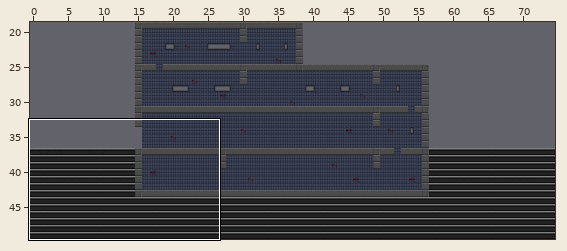
Level history. Tiled map: resources/tilemap/zona_supermarket.tmx. The first picture is a wide view before the edit; the outline marks the close-up.
Close-up. As it was:
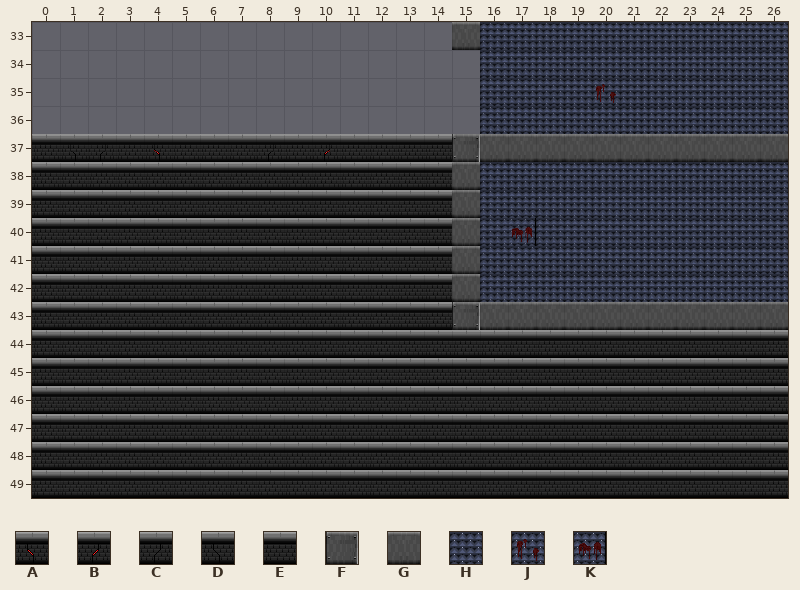
Cells are 32x32 px. Shown: x 0..26, y 33..49. The commit also changed other parts of the map, which this record leaves out. Tiles whose own drawing changed are shown in their newer look in all pictures.
Key: from "template_tileset": A 0, B 1, C 2, D 3, E 4, F 7, G 9, H 14, J 15, K 18.
_ is an empty cell, # one hidden under a higher layer.
Layer "Background" before, first column x 0:
33 ________________HHHHHHHHHHH
34 ________________HHHHHHHHHHH
35 ________________HHHH#HHHHHH
36 ________________HHHHHHHHHHH
37 ________________###########
38 ________________HHHHHHHHHHH
39 ________________HHHHHHHHHHH
40 ________________H#HHHHHHHHH
41 ________________HHHHHHHHHHH
42 ________________HHHHHHHHHHH
43 ___________________________
44 ___________________________
45 ___________________________
46 ___________________________
47 ___________________________
48 ___________________________
49 ___________________________
Layer "Walls" before, first column x 0:
33 _______________G___________
34 ___________________________
35 ____________________J______
36 ___________________________
37 EDCEAEEECEBEEEEFGGGGGGGGGGG
38 EEEEEEEEEEEEEEEG___________
39 EEEEEEEEEEEEEEEG___________
40 EEEEEEEEEEEEEEEG_K_________
41 EEEEEEEEEEEEEEEG___________
42 EEEEEEEEEEEEEEEG___________
43 EEEEEEEEEEEEEEEFGGGGGGGGGGG
44 EEEEEEEEEEEEEEEEEEEEEEEEEEE
45 EEEEEEEEEEEEEEEEEEEEEEEEEEE
46 EEEEEEEEEEEEEEEEEEEEEEEEEEE
47 EEEEEEEEEEEEEEEEEEEEEEEEEEE
48 EEEEEEEEEEEEEEEEEEEEEEEEEEE
49 EEEEEEEEEEEEEEEEEEEEEEEEEEE
After the commit:
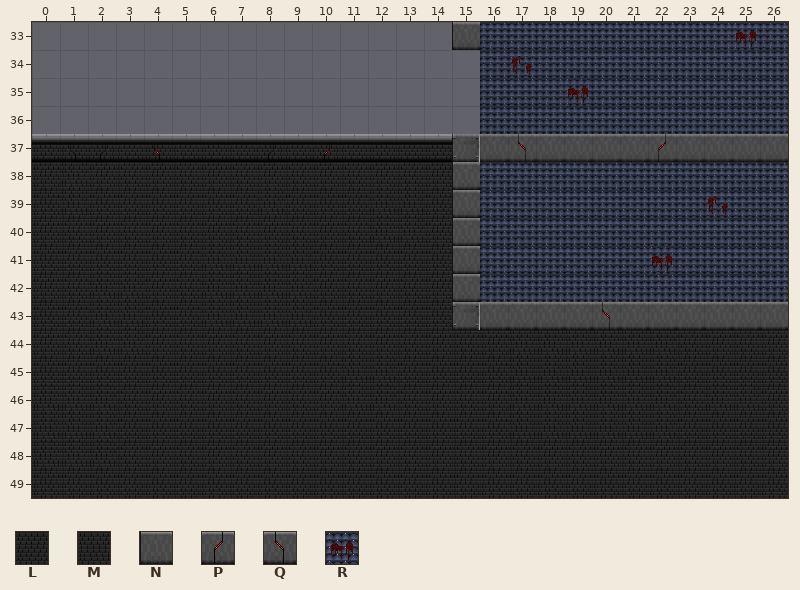
Further tiles: from "template_tileset": L 5, M 6, N 8, P 21, Q 22, R 29.
Difference:
Layer "Background":
y 33: x 25 H -> R
y 34: x 17 H -> J
y 35: x 19 H -> R
y 39: x 24 H -> J
y 41: x 22 H -> R
Layer "Walls":
y 33: x 15 G -> N
y 35: x 20 J -> _
y 37: x 17 G -> Q; x 22 G -> P
y 38: x 0..15 EEEEEEEEEEEEEEEG -> LMLLLLLLLLLLLLLN
y 39: x 0..15 EEEEEEEEEEEEEEEG -> LMLLLLLLMLLLMMLN
y 40: x 0..15 EEEEEEEEEEEEEEEG -> LLLLLLLLLLLLMMLN; x 17 K -> _
y 41: x 0..15 EEEEEEEEEEEEEEEG -> LLLLLLMMMMLLLLLN
y 42: x 0..15 EEEEEEEEEEEEEEEG -> LLMMLLMMMMLLLLLN
y 43: x 0..14 EEEEEEEEEEEEEEE -> LLMMLLMMMMLLLLL; x 20 G -> Q
y 44: x 0..26 EEEEEEEEEEEEEEEEEEEEEEEEEEE -> LLMMLLLLLLLLLLLLLMMMMMMLLLL
y 45: x 0..26 EEEEEEEEEEEEEEEEEEEEEEEEEEE -> LLLLLLLLLLLMMLLLLMMMMMMLLLL
y 46: x 0..26 EEEEEEEEEEEEEEEEEEEEEEEEEEE -> MMMLLLLLLLLMMLLLLMMMMMMLMML
y 47: x 0..26 EEEEEEEEEEEEEEEEEEEEEEEEEEE -> MMMLLLLLLLLLLLLLLMMMMMMLLLL
y 48: x 0..26 EEEEEEEEEEEEEEEEEEEEEEEEEEE -> MMMLLLLLLLLLLLLLLLLLLLLLLLL
y 49: x 0..26 EEEEEEEEEEEEEEEEEEEEEEEEEEE -> LLLLLLLLLLLLLLLLLLLLLLLLLLL
